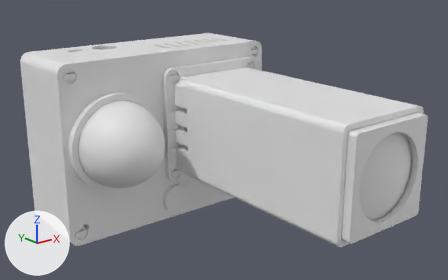
The glTF model docs/models/clock.glb, before and after one commit.
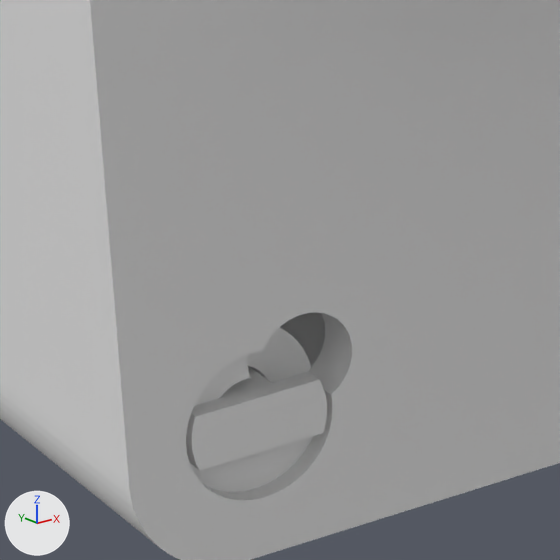
The first picture shows the older version from a 50 mm lens placed at (-213.0, -377.0, 117.0), pointed at (6.0, -104.0, 8.0). The close-ups show the older and then the newer version on the part from 13% to 24% of the width and 71% to 88% of the height of that picture. Only the edits that show in the close-ups are written down. Arrows for +X, +Y and +Z are at lower left; the lights stay in place.

Before the edit, the objects in view are built like this:
```python
me_base = bpy.data.meshes.new('base')
me_base.from_pydata(...)  # 4092 vertices, 8324 faces; spans x -75.0..75.0, y -56.0..0.0, z -55.0..55.0
me_lid = bpy.data.meshes.new('lid')
me_lid.from_pydata(...)  # 2510 vertices, 5072 faces; spans x -75.0..75.0, y -59.0..-56.0, z -55.0..55.0
me_pins_asm = bpy.data.meshes.new('pins_asm')
me_pins_asm.from_pydata(...)  # 1936 vertices, 3828 faces; spans x -71.5..71.5, y -63.0..-49.4, z -49.2..49.2
ob_base = bpy.data.objects.new('base', me_base)
ob_base.location = (0.0, 0.0, 0.0)
ob_lid = bpy.data.objects.new('lid', me_lid)
ob_lid.location = (0.0, 0.0, 0.0)
ob_pins_asm = bpy.data.objects.new('pins_asm', me_pins_asm)
ob_pins_asm.location = (0.0, 0.0, 0.0)
```
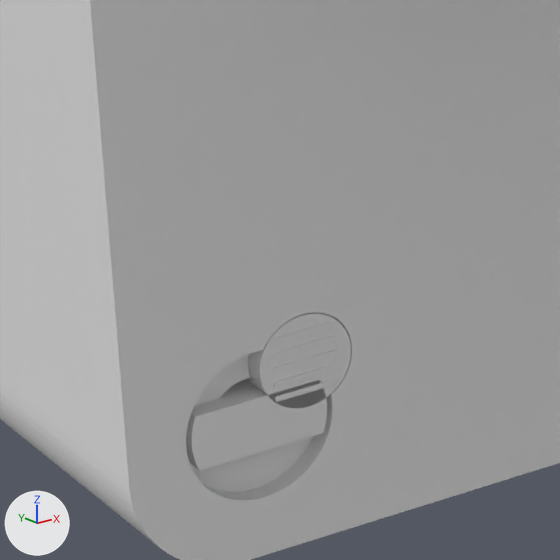
Changed parts and their boxes (x1, y1, x2, y2) in the close-ups (560 x 560 px):
'ref_ldr__white', added: after (248, 312, 351, 408)
'ref_ldr__copper', added: after (271, 320, 340, 402)

Diff of the bpy script that builds the scene:
```diff
--- a/docs/models/clock.glb.py
+++ b/docs/models/clock.glb.py
@@ me_ref_ldr__white @@
+me_ref_ldr__white.from_pydata(...)  # a 32-sided cylinder along y spanning x -67.55..-62.45, y -59.0..-57.0, z -47.55..-42.45
@@ me_ref_ldr__copper @@
+me_ref_ldr__copper.from_pydata(...)  # a box spanning x -66.8..-63.2, y -59.05..-59.0, z -46.75..-46.45; a box spanning x -66.8..-63.2, y -59.05..-59.0, z -45.95..-45.65; a box spanning x -66.8..-63.2, y -59.05..-59.0, z -45.15..-44.85; a box spanning x -66.8..-63.2, y -59.05..-59.0, z -44.35..-44.05; a box spanning x -66.8..-63.2, y -59.05..-59.0, z -43.55..-43.25
@@ ob_ref_ldr__white @@
+ob_ref_ldr__white = bpy.data.objects.new('ref_ldr__white', me_ref_ldr__white)
+ob_ref_ldr__white.location = (0.0, 0.0, 0.0)
@@ ob_ref_ldr__copper @@
+ob_ref_ldr__copper = bpy.data.objects.new('ref_ldr__copper', me_ref_ldr__copper)
+ob_ref_ldr__copper.location = (0.0, 0.0, 0.0)
```
